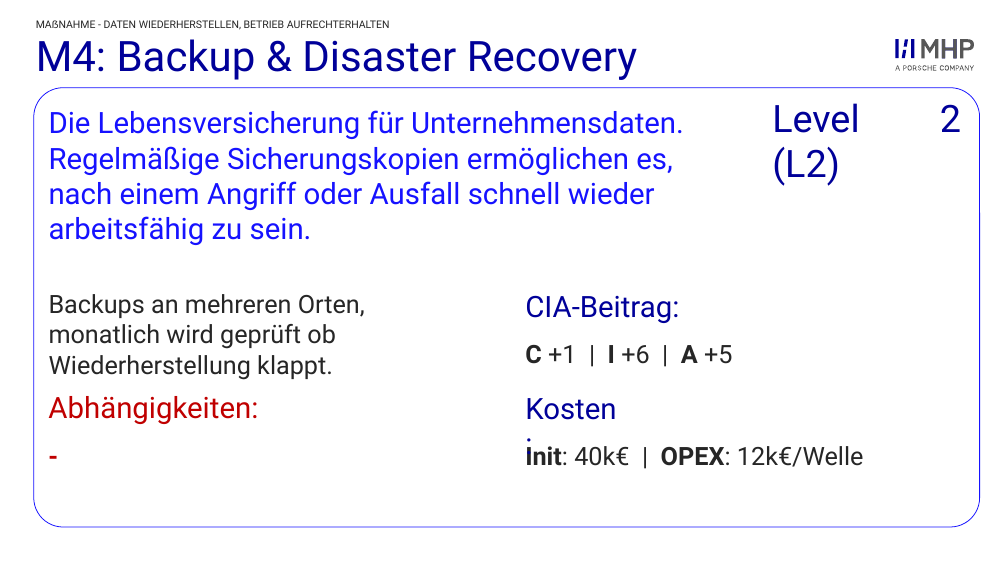
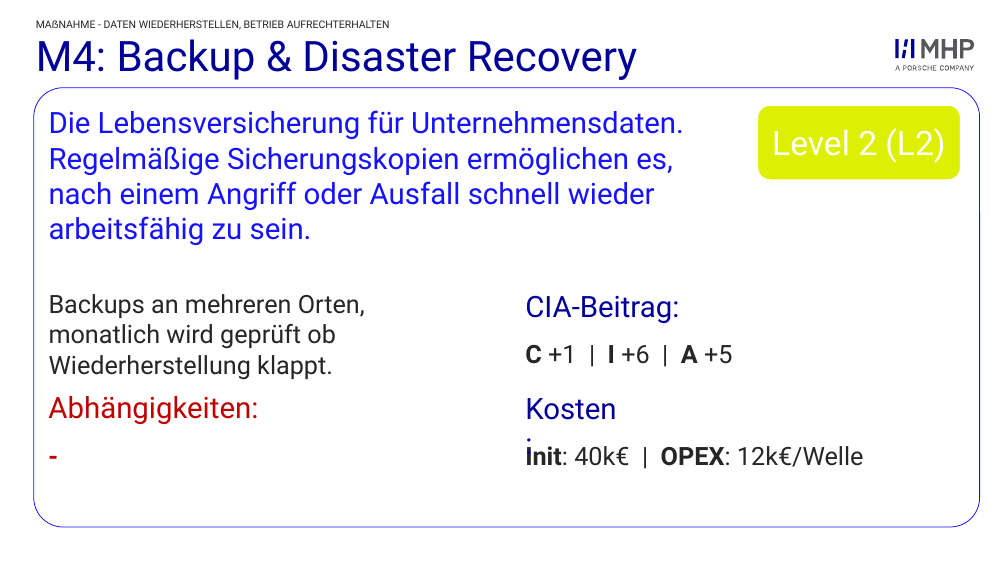
Before and after one commit to ClaudioSt/security-planspiel, a slide deck: slide 11 of final_documents/Massnahmenkarten_Security-Game.pptx. Drawn at 1008x567 pixels with LibreOffice and Linux fonts; fonts in the diff are those of the drawing; background and template pictures are left out. Boxes give left, top, right and bottom in pixels: in the first picture for what was removed or moved away, otherwise in the second. Text is boxed around its words. In the diff, an @@ line names an element or a change of style, - is before the commit and + after.

Commit message:
farbige level und welle

```diff
--- a/final_documents/Massnahmenkarten_Security-Game.pptx
+++ b/final_documents/Massnahmenkarten_Security-Game.pptx
@@ rounded rectangle "Level 2 (L2)": place and size @@
-rounded rectangle "Level 2 (L2)" at <box>772,103,961,133</box>
+rounded rectangle "Level 2 (L2)" at <box>758,105,962,181</box>
@@ rounded rectangle "Level 2 (L2)" at <box>758,105,962,181</box>: size 36 to 32 pt, text colour #000099 to #FFFFFF; alignment justified to centre; vertical alignment top to middle; fill none to #DDEF03; outline none to #FFFFFF 2 pt @@
```
Also in this commit, not shown: 29 other slides changed, 4 other files.
